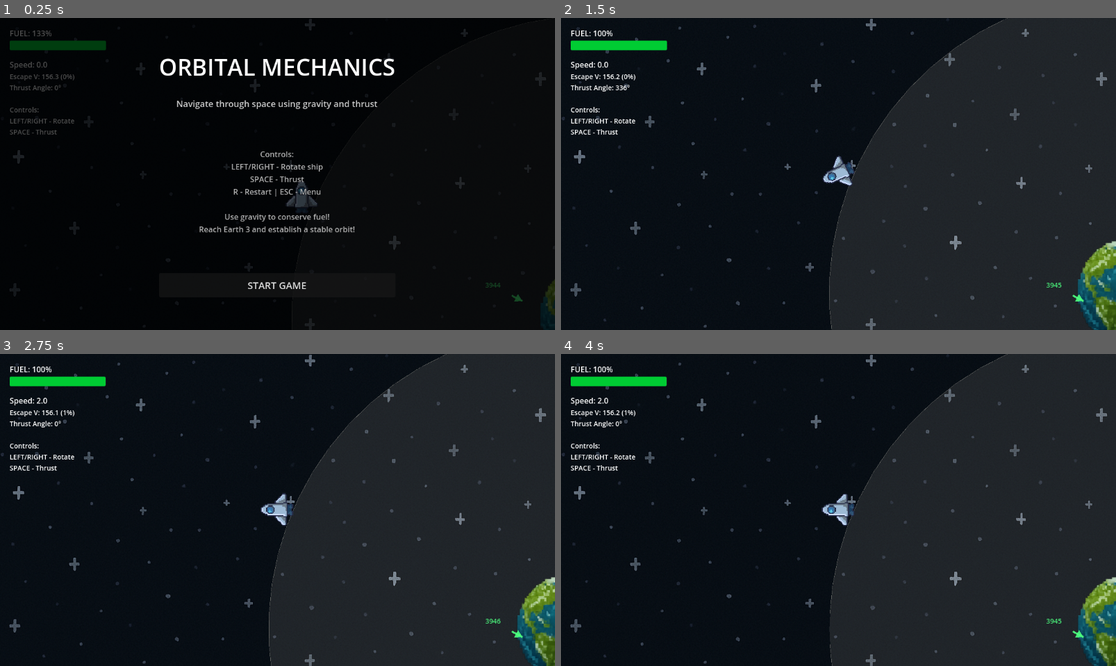
Above: before the commit, frames 1-4 (two rows, left to right).
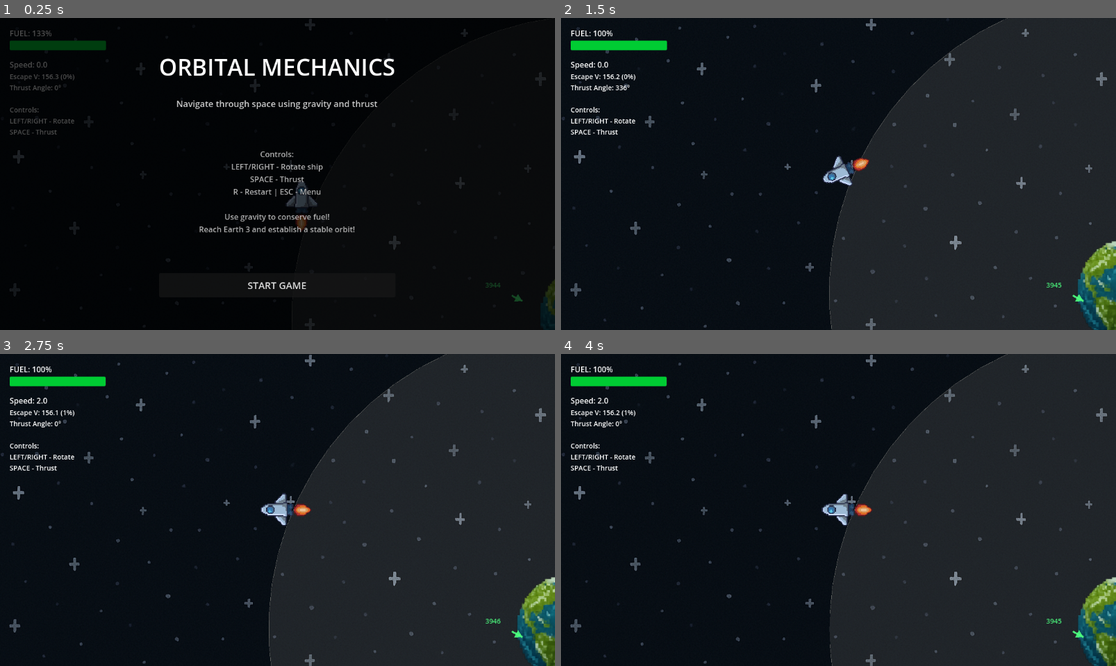
Above: after the commit, the same moments.

Repository: magedeungaro/Orbit
Game: Godot game, scene res://main.tscn
Same seed, same stepped clock (60 frames per second), same inputs: the game is played once before the commit and once after it.
Inputs:
- Up to frame 1 (0.25 s): no input
- Up to frame 2 (1.5 s): click "START GAME" at 0.5 s; tap Enter at 1.25 s; hold Right (ui_right) from 1.28 s (still down); tap R at 1.35 s
- Up to frame 3 (2.75 s): tap Space (ui_select) at 1.52, 2.27 s; release Right (ui_right) at 2.03 s; hold Down (ui_down) from 2.03 s (still down); tap R at 2.1 s
- Up to frame 4 (4 s): tap Space (ui_select) at 2.75, 3.77 s; release Down (ui_down) at 2.78 s; hold Right (ui_right) 2.78-3.53 s; tap R at 2.85, 3.6 s; hold Up (ui_up) from 3.53 s (still down)

The runs differ from the first frame. In frame 1, less than 0.1% of the frame differs, in the area x 53-56%, y 63-69%; in frame 2, 0.1%; in frame 3, 0.1%, in the area x 52-57%, y 47-53%; in frame 4, 0.1%.

Commit message:
animation engine

Diff:
--- a/main.tscn
+++ b/main.tscn
@@ -12,6 +12,7 @@
 [ext_resource type="Texture2D" uid="uid://6axi75lpwytw" path="res://Assets/Sprites/Background.png" id="9_bg"]
 [ext_resource type="Texture2D" uid="uid://djr7bg0t0hmgn" path="res://Assets/Sprites/explosion.png" id="9_dg77c"]
 [ext_resource type="Script" uid="uid://cm32hpkcttddn" path="res://scripts/game_manager.gd" id="10_game_mgr"]
+[ext_resource type="Texture2D" uid="uid://d37d55a3m42u3" path="res://Assets/Sprites/engine.png" id="10_ycdy4"]
 
 [sub_resource type="RectangleShape2D" id="RectangleShape2D_kc8bv"]
 size = Vector2(20, 61)
@@ -81,6 +82,28 @@
 "speed": 7.0
 }]
 
+[sub_resource type="AtlasTexture" id="AtlasTexture_cegan"]
+atlas = ExtResource("10_ycdy4")
+region = Rect2(0, 0, 32, 32)
+
+[sub_resource type="AtlasTexture" id="AtlasTexture_82xsv"]
+atlas = ExtResource("10_ycdy4")
+region = Rect2(32, 0, 32, 32)
+
+[sub_resource type="SpriteFrames" id="SpriteFrames_getpj"]
+animations = [{
+"frames": [{
+"duration": 1.0,
+"texture": SubResource("AtlasTexture_cegan")
+}, {
+"duration": 1.0,
+"texture": SubResource("AtlasTexture_82xsv")
+}],
+"loop": true,
+"name": &"default",
+"speed": 8.0
+}]
+
 [node name="Main" type="Node2D"]
 
 [node name="Earth2" parent="." instance=ExtResource("3_u5sff")]
@@ -135,6 +158,14 @@
 sprite_frames = SubResource("SpriteFrames_074og")
 offset = Vector2(-544, -656)
 
+[node name="EngineAnimatedSprite" type="AnimatedSprite2D" parent="OrbitingBody"]
+texture_filter = 1
+position = Vector2(9.059906e-06, 79.00001)
+scale = Vector2(2.2500005, 2.2500005)
+sprite_frames = SubResource("SpriteFrames_getpj")
+autoplay = "default"
+frame_progress = 0.62861544
+
 [node name="HUD" type="CanvasLayer" parent="."]
 script = ExtResource("8_hud")
 
Not shown: 1 places in main.tscn that only renumber resources
